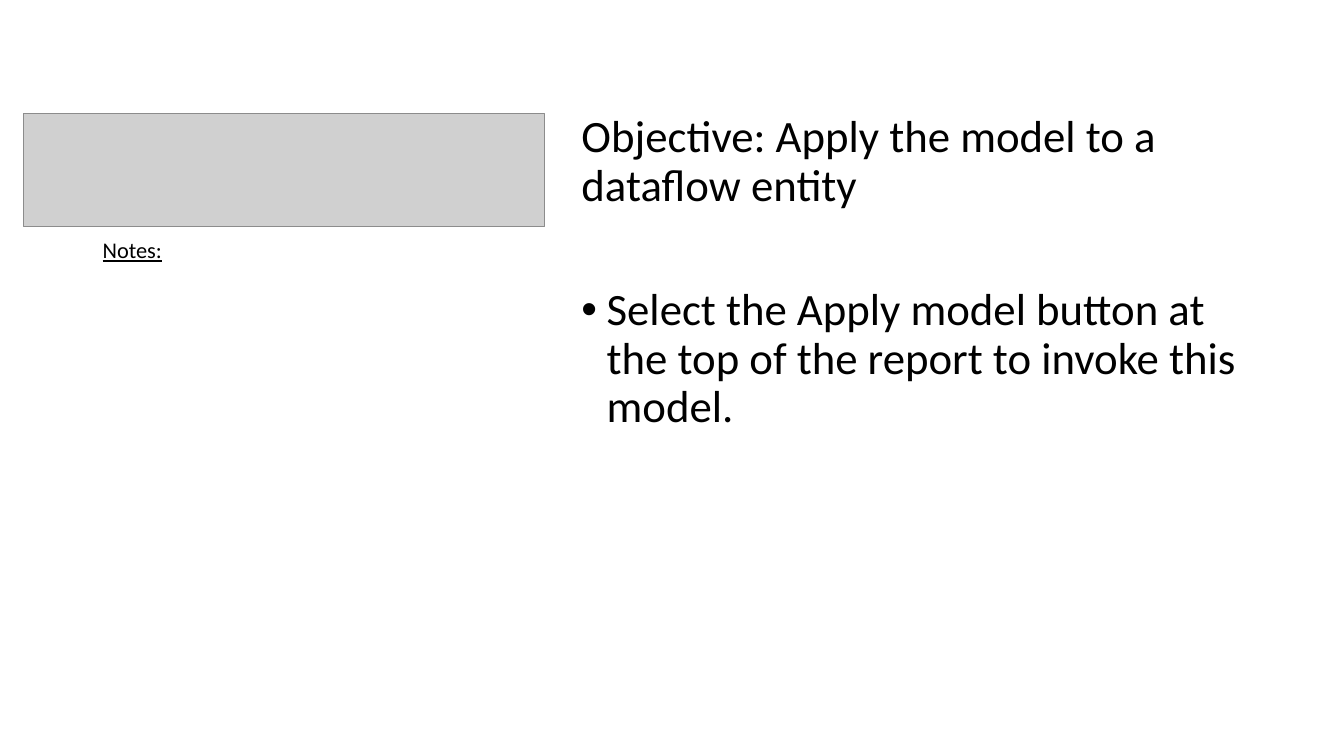
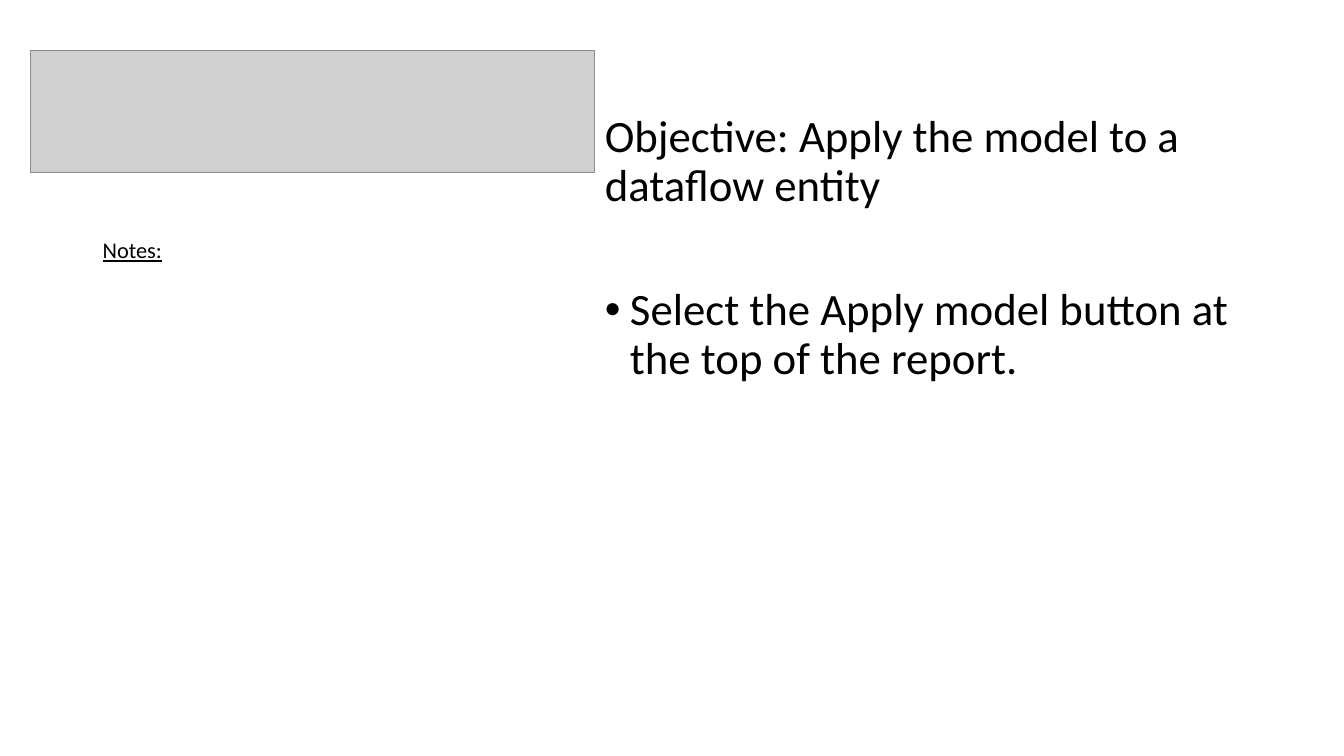
Before and after one commit to aphilip94/bootcamp, a slide deck: slide 19 of AutoML Lab manual.pptx. Drawn at 1344x756 pixels with LibreOffice and Linux fonts; fonts in the diff are those of the drawing; grey boxes stand for pictures. Boxes give left, top, right and bottom in pixels: in the first picture for what was removed or moved away, otherwise in the second. Text is boxed around its words. In the diff, an @@ line names an element or a change of style, - is before the commit and + after.

```diff
--- a/AutoML Lab manual.pptx
+++ b/AutoML Lab manual.pptx
@@ picture: place and size @@
-picture at [23, 114, 544, 227]
+picture at [30, 50, 595, 173]
@@ text "Objective: Apply the model to ...": place and size @@
-text "Objective: Apply the model to ..." at [581, 121, 1235, 423]
+text "Objective: Apply the model to ..." at [605, 121, 1228, 382]
@@ text at [630, 294, 1228, 382]: text changed @@
-• Select the Apply model button at the top of the report to invoke this model.
+• Select the Apply model button at the top of the report.
```
Also in this commit, not shown: 18 other slides changed.
